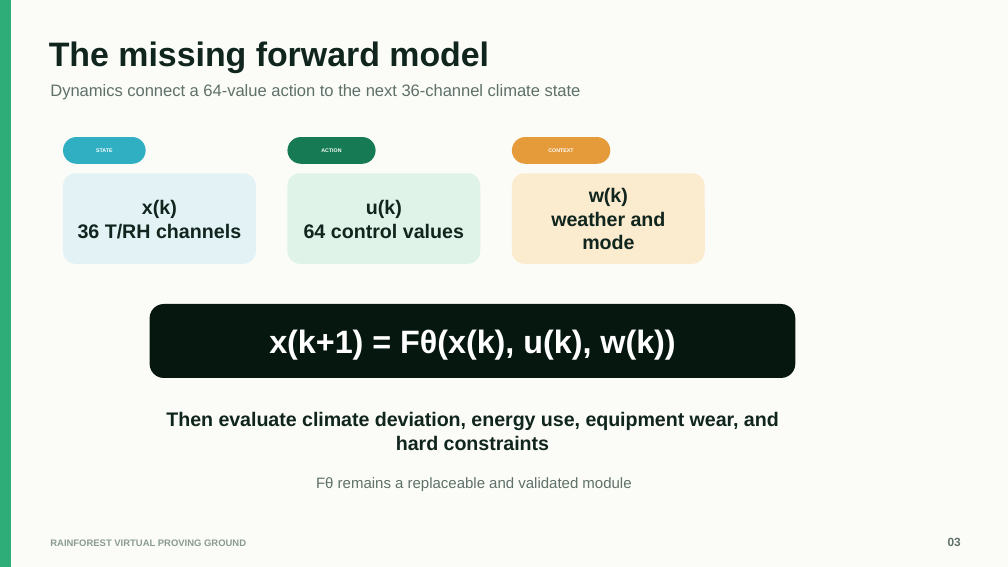
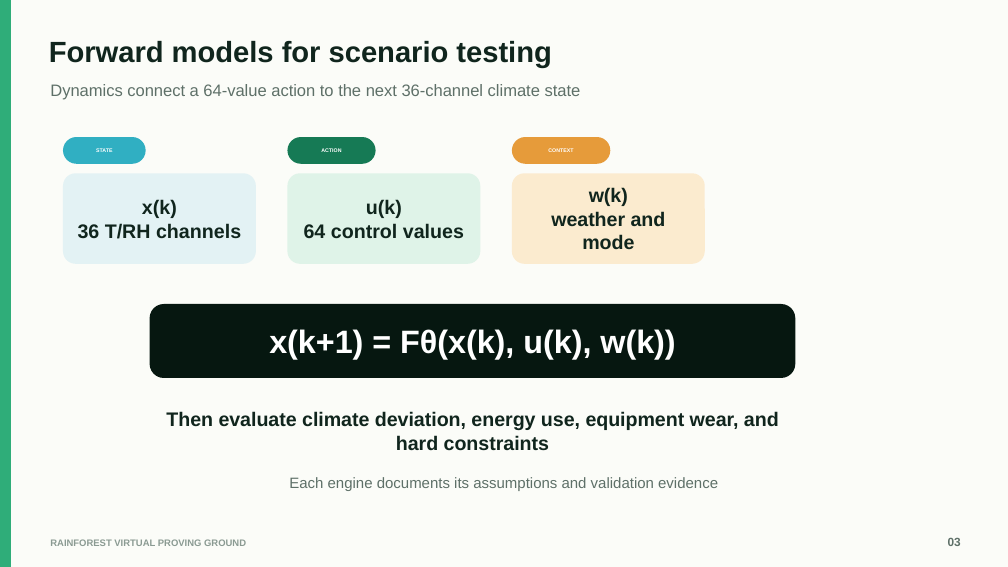
Before and after one commit to DimitriBolt/DigitalTwin, a slide deck: slide 3 of presentation/output/RainForest_Virtual_Proving_Ground.pptx. Drawn at 1008x567 pixels with LibreOffice and Linux fonts; fonts in the diff are those of the drawing. Boxes give left, top, right and bottom in pixels: in the first picture for what was removed or moved away, otherwise in the second. Text is boxed around its words. In the diff, an @@ line names an element or a change of style, - is before the commit and + after.

```diff
--- a/presentation/output/RainForest_Virtual_Proving_Ground.pptx
+++ b/presentation/output/RainForest_Virtual_Proving_Ground.pptx
@@ text at (x1=49, y1=41, x2=551, y2=68): text changed; size 32.2 to 27.8 pt @@
-The missing forward model
+Forward models for scenario testing
@@ text at (x1=289, y1=477, x2=718, y2=491): text changed @@
-Fθ remains a replaceable and validated module
+Each engine documents its assumptions and validation evidence
```
Also in this commit, not shown: 8 other slides changed, 1 slide added, 1 slide removed, 4 other files.
